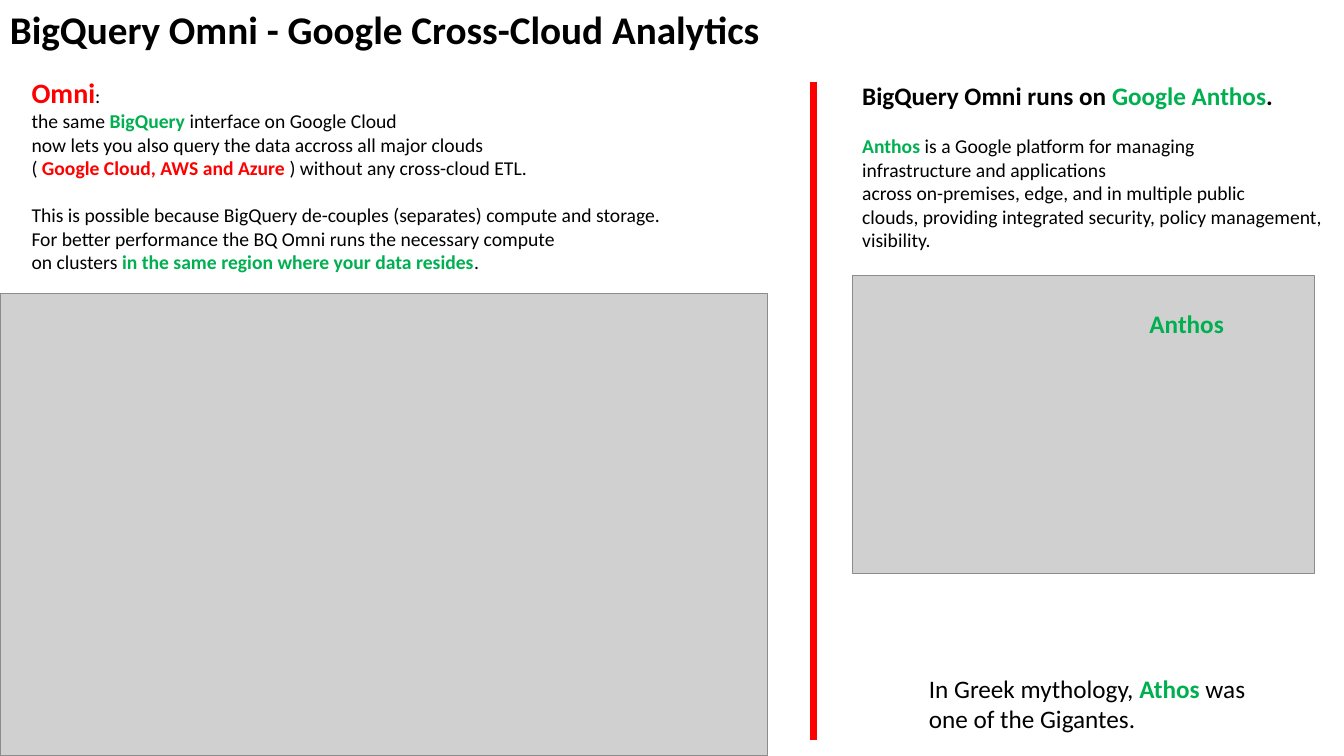
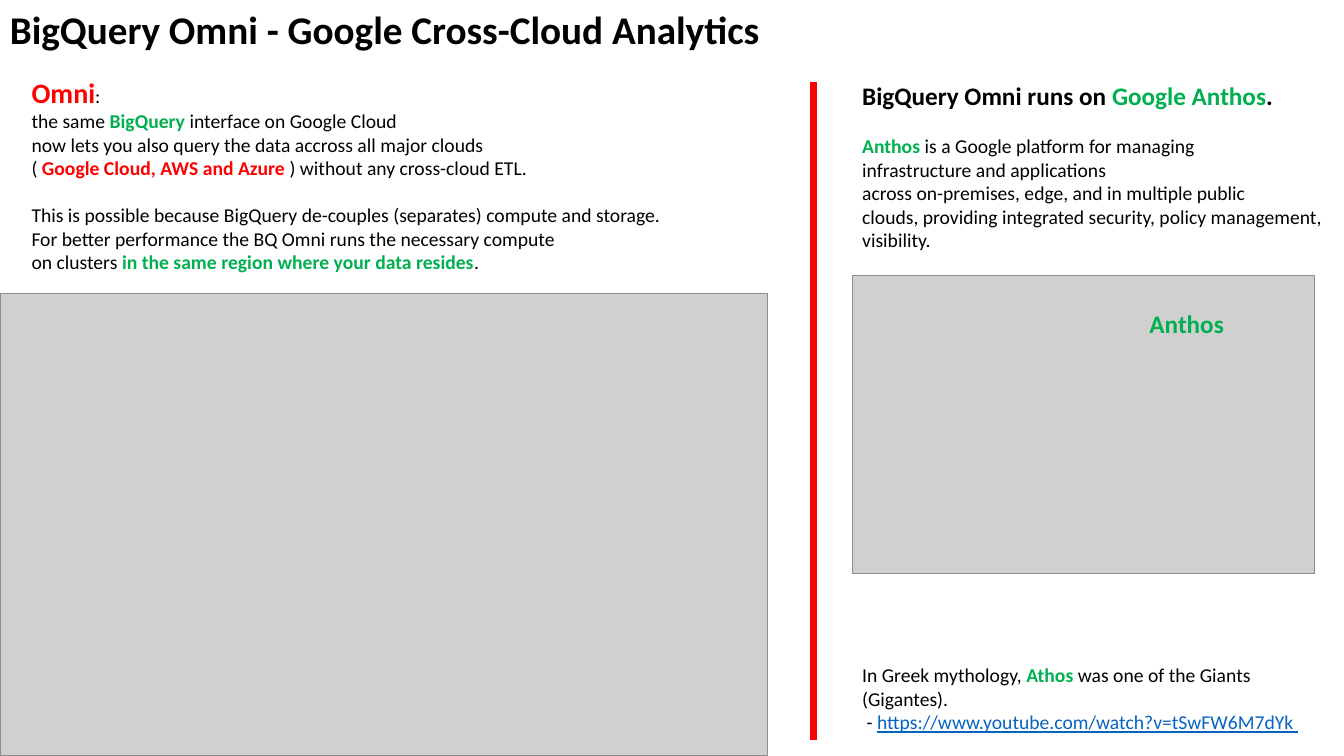
Before and after one commit to lselector/data_architect, a slide deck: slide 3 of DA_13_miscellaneous.pptx. Drawn at 1344x756 pixels with LibreOffice and Linux fonts; fonts in the diff are those of the drawing; grey boxes stand for pictures. Boxes give left, top, right and bottom in pixels: in the first picture for what was removed or moved away, otherwise in the second. Text is boxed around its words. In the diff, an @@ line names an element or a change of style, - is before the commit and + after.

```diff
--- a/DA_13_miscellaneous.pptx
+++ b/DA_13_miscellaneous.pptx
@@ text at box(862, 668, 1293, 733): text changed; size 18 to 14 pt @@
-In Greek mythology, Athos was one of the Gigantes.
+In Greek mythology, Athos was one of the Giants (Gigantes).
+- https://www.youtube.com/watch?v=tSwFW6M7dYk
```
Also in this commit, not shown: 1 slide added.
